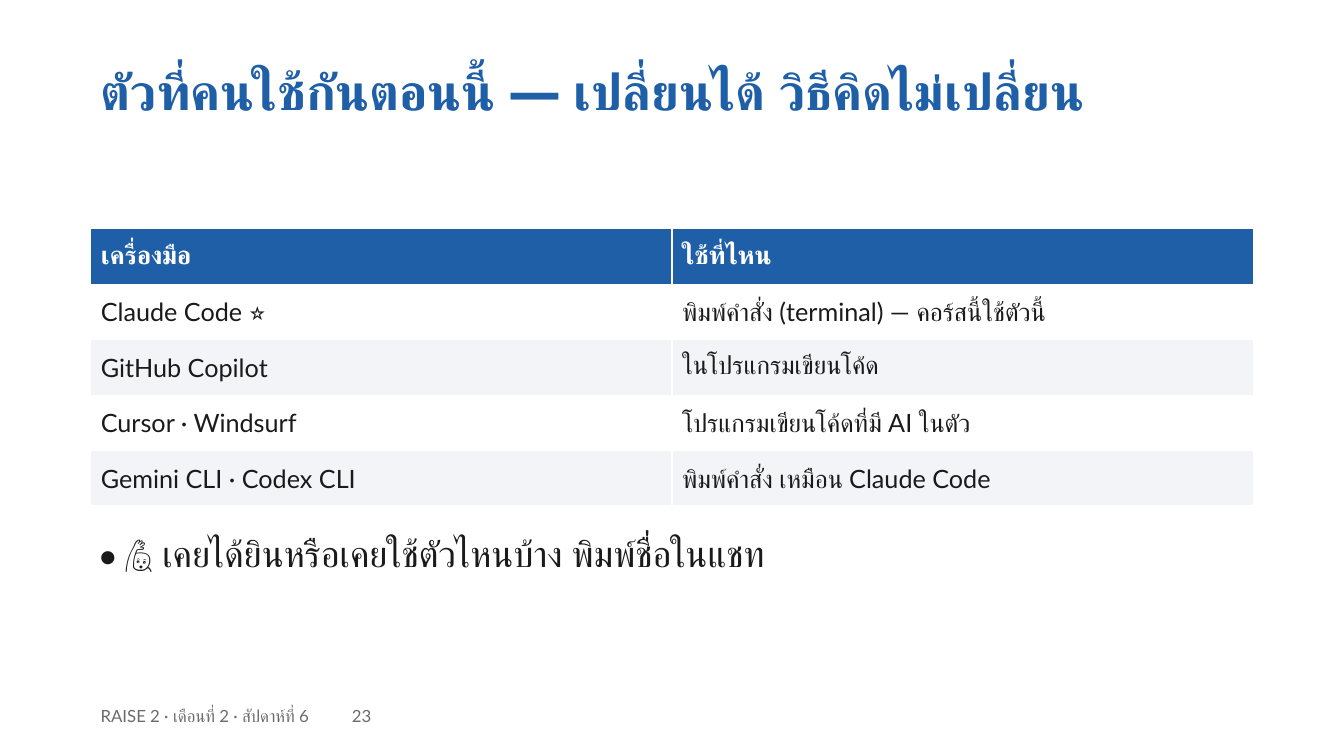
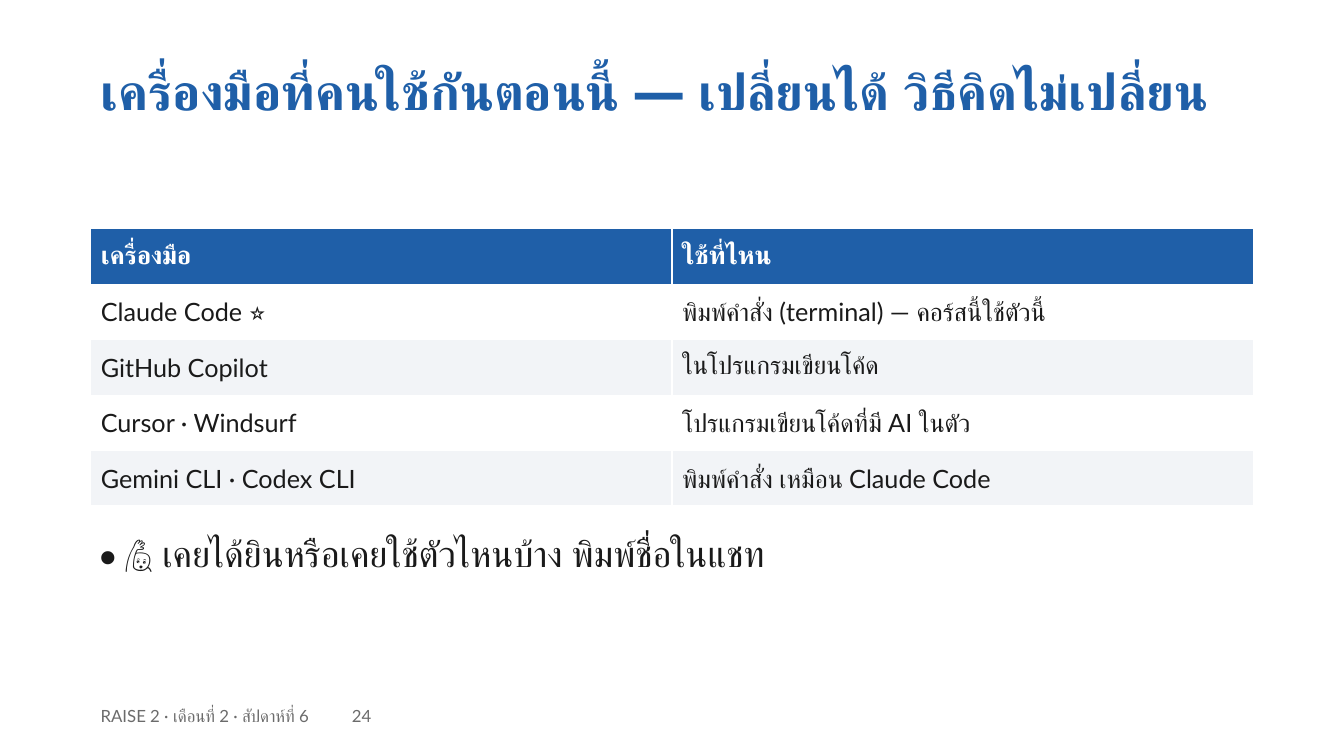
Before and after one commit to cnacha-mfu/raise2-module2, a slide deck: slide 24 of materials/week6/w6-slides.pptx (slide 23 before the commit). Drawn at 1344x756 pixels with LibreOffice and Linux fonts; fonts in the diff are those of the drawing. Boxes give left, top, right and bottom in pixels: in the first picture for what was removed or moved away, otherwise in the second. Text is boxed around its words. In the diff, an @@ line names an element or a change of style, - is before the commit and + after.

```diff
--- a/materials/week6/w6-slides.pptx
+++ b/materials/week6/w6-slides.pptx
@@ text at [101,71,1208,111]: text changed @@
-ตัวที่คนใช้กันตอนนี้ — เปลี่ยนได้ วิธีคิดไม่เปลี่ยน
+เครื่องมือที่คนใช้กันตอนนี้ — เปลี่ยนได้ วิธีคิดไม่เปลี่ยน
@@ text at [101,709,371,722]: text changed @@
-RAISE 2 · เดือนที่ 2 · สัปดาห์ที่ 6 23
+RAISE 2 · เดือนที่ 2 · สัปดาห์ที่ 6 24
```
Also in this commit, not shown: 67 other slides changed, 1 slide added, 4 other files.
